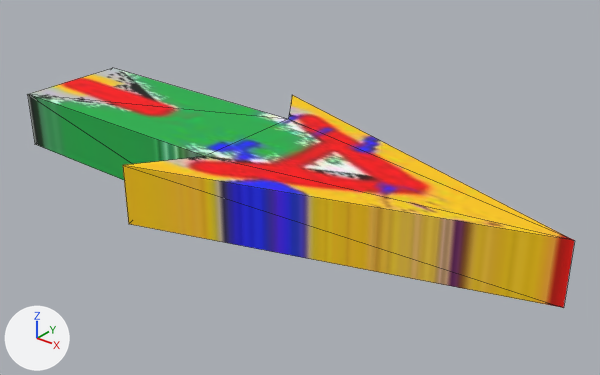
What one commit did to the OBJ model VRPServer/WsOfWebClient/model/direcitonarrowA/untitled.obj.
Rendered twice from a camera (50 mm lens) standing at (129.9, -92.5, 61.3) and looking at (54.9, 1.2, 3.2). Arrows for +X, +Y and +Z are at lower left; the lights stay in place. Mesh edges are drawn as thin lines. Where no turn or scale is listed for an object, it has been applied to the vertices.
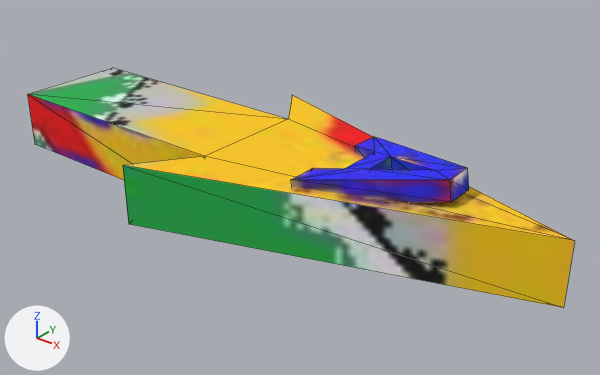
Changed parts and their boxes (x1, y1, x2, y2) in the pictures (600 x 375 px):
part 1 of me_object_1, added (blue)
    after: (291, 136, 469, 202)
part 2 of me_object_1, surface changed
    both: (27, 68, 574, 308)

The change, as a diff of the scene's bpy script:
```diff
--- a/VRPServer/WsOfWebClient/model/direcitonarrowA/untitled.obj.py
+++ b/VRPServer/WsOfWebClient/model/direcitonarrowA/untitled.obj.py
@@ me_object_1 @@
 # used by ob_object_1; location = (0.0, 0.0, 0.0)
-me_object_1.from_pydata(...)  # 14 vertices, 24 faces; spans x 0.0..100.0, y -20.4..19.8, z 0.0..10.0
+me_object_1.from_pydata(...)  # 36 vertices, 68 faces; spans x 0.0..100.0, y -20.4..19.8, z 0.0..14.2
+# me_object_1 part 1: a new loose piece of 22 vertices spanning x 62.5..83.7, y -10.4..10.3, z 7.9..14.2, in mat_mat_0 (picture img_color_jpg)
+# me_object_1 part 2: 24 kept faces spanning x 0.0..100.0, y -20.4..19.8, z 0.0..10.0 get new texture (UV) coordinates
 me_object_1.materials.append(mat_mat_0)
```
